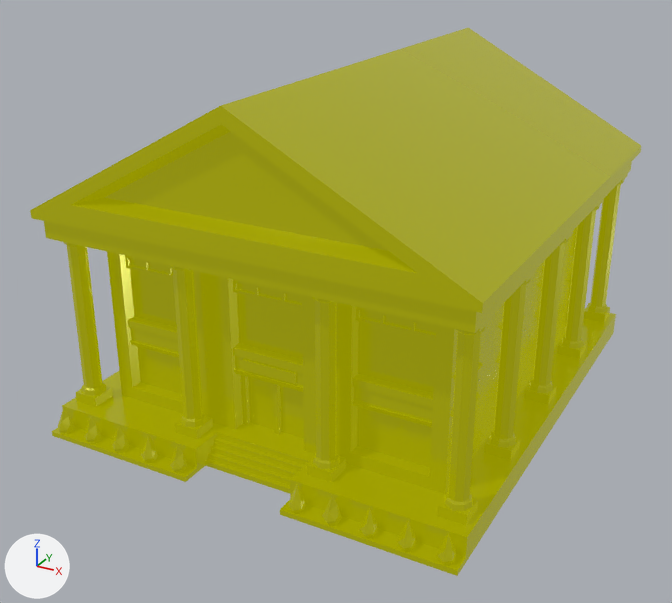
Two versions of the glTF model public/models/building-bank.glb, one commit apart.
Before and after are seen from a 50 mm lens placed at (16.4, -32.6, 19.5), pointed at (-0.5, -1.9, 4.1). The lights are fixed; the arrows at lower left show +X, +Y and +Z. Where no turn or scale is listed for an object, it has been applied to the vertices.

The first picture shows 'building-bank'.
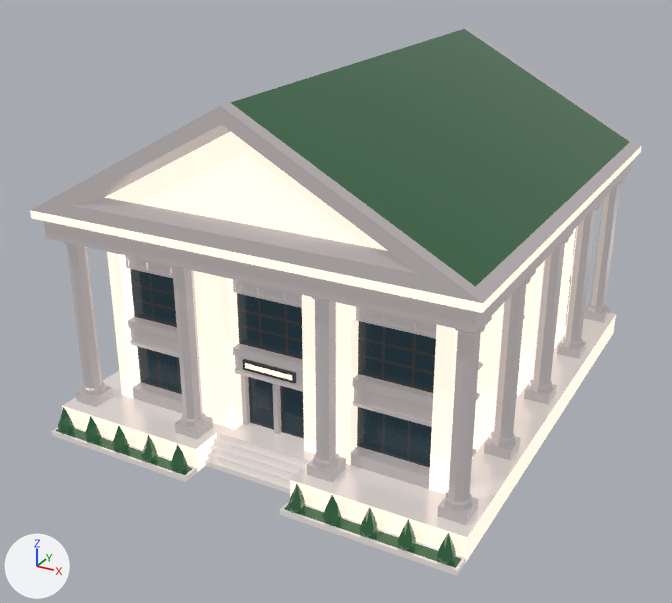
Changed parts and their boxes [x1, y1, x2, y2] in the pictures (672 x 603 px):
'building-bank', recoloured
    both: [30, 28, 641, 576]

The edits, one by one:
Picture 'base' (img_base) is new.
Material 'LOWPOLY-COLORS.001' (mat_lowpoly_colors_001) is new.
Uses the picture img_base.
me_building_bank has 2927 vertices, 5619 faces and spans x -8.6..8.6, y -10.5..10.0, z 0.0..13.7.
me_building_bank no longer uses material mat_lowpoly_colors.
me_building_bank now uses material mat_lowpoly_colors_001.
